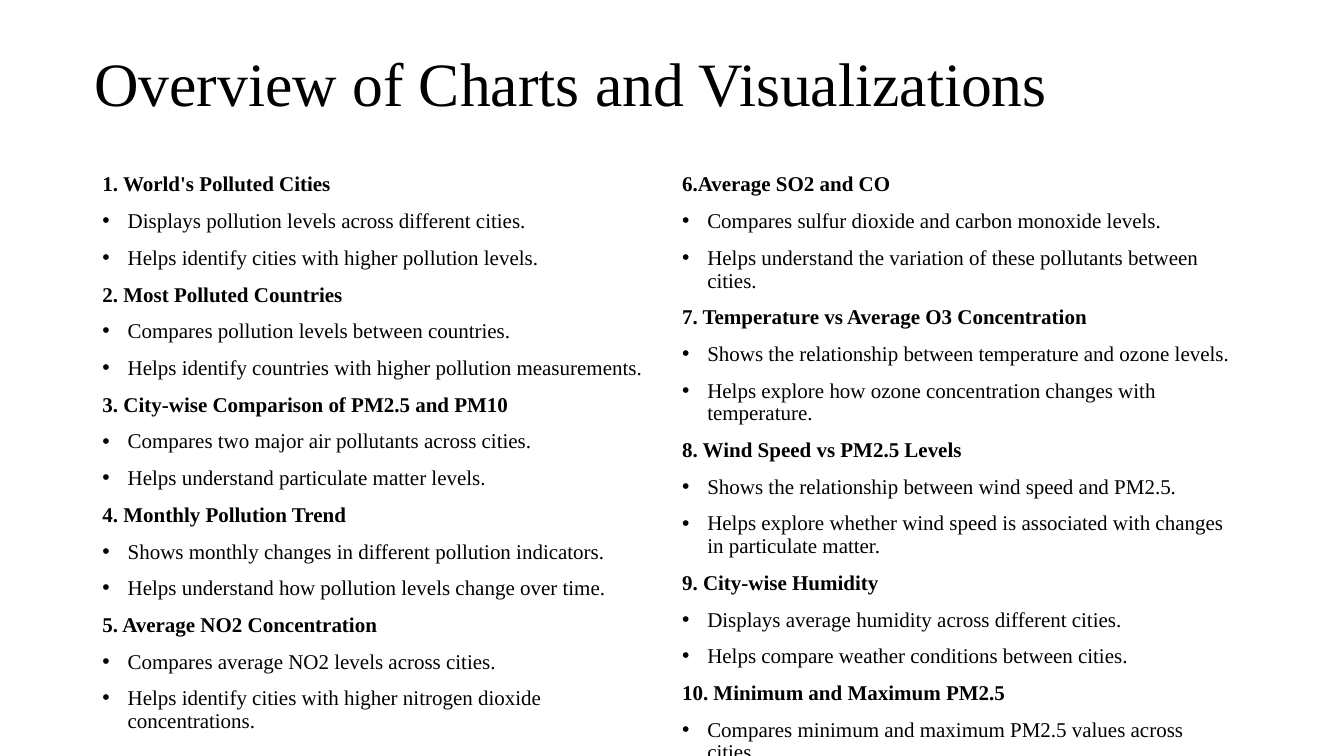
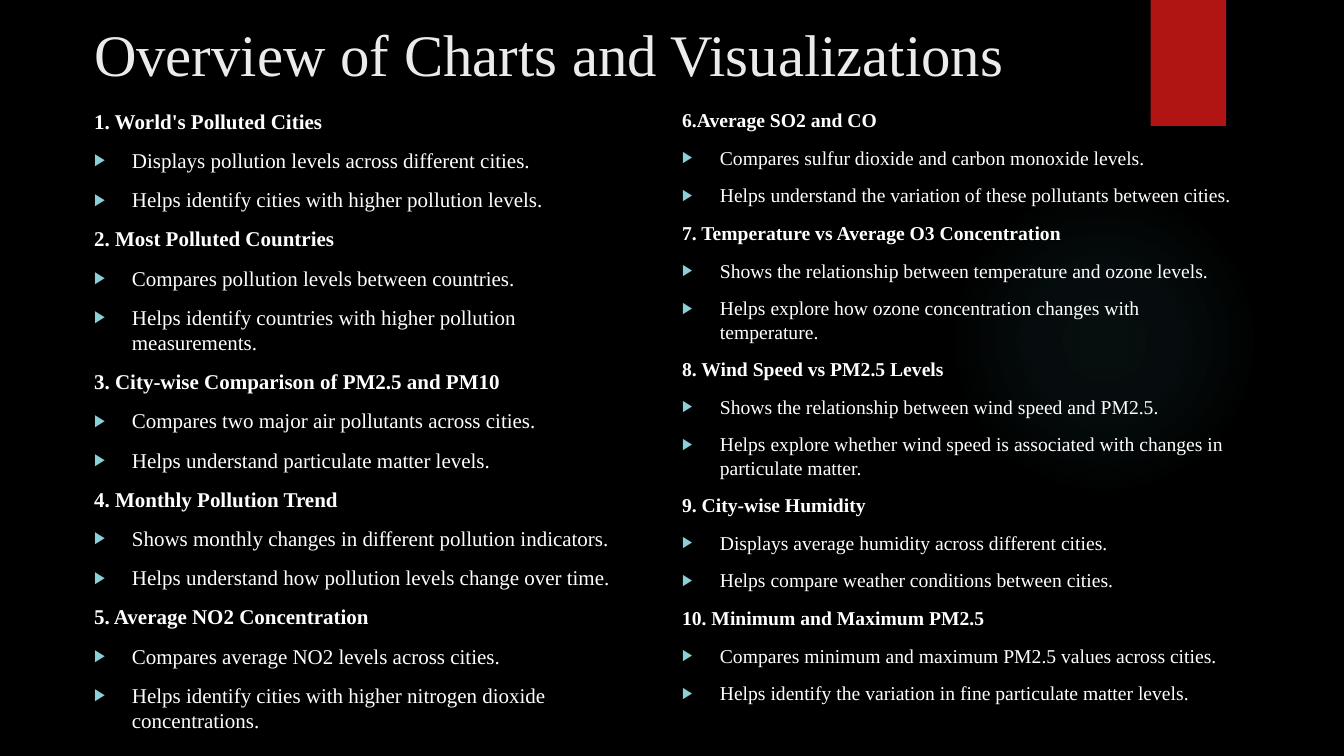
Before and after one commit to Indhu815/Global-Air-Quality-Analysis-and-Pollution-Trend, a slide deck: slide 7 of AIR QUALITY ANALYSIS AND POLLUTION TREND .pptx. Drawn at 1344x756 pixels with LibreOffice and Linux fonts; fonts in the diff are those of the drawing; background and template pictures are left out. Boxes give left, top, right and bottom in pixels: in the first picture for what was removed or moved away, otherwise in the second. Text is boxed around its words. In the diff, an @@ line names an element or a change of style, - is before the commit and + after.

```diff
--- a/AIR QUALITY ANALYSIS AND POLLUTION TREND .pptx
+++ b/AIR QUALITY ANALYSIS AND POLLUTION TREND .pptx
@@ background #FFFFFF to picture (left out) @@
@@ title "Overview of Charts and Visualizations" at (94, 34, 1003, 77): size 44 to 42 pt, text colour #000000 to #EBEBEB; line spacing 0.9 to 1; vertical alignment middle to top @@
@@ rectangle added at (1150, 0, 1226, 126), fill #B01513 @@
@@ text "1. World's Polluted Cities": place and size @@
-text "1. World's Polluted Cities" at (102, 176, 642, 729)
+text "1. World's Polluted Cities" at (94, 114, 610, 729)
@@ text "1. World's Polluted Cities" at (94, 114, 610, 729): text colour #000000 to #FFFFFF; line spacing 0.9 to 1; bullet • to ▶ @@
@@ text "6.Average SO2 and CO": place and size @@
-text "6.Average SO2 and CO" at (682, 176, 1229, 742)
+text "6.Average SO2 and CO" at (682, 113, 1230, 705)
@@ text "6.Average SO2 and CO" at (682, 113, 1230, 705): size 15 to 14 pt, text colour #000000 to #FFFFFF; line spacing 0.9 to 1; bullet • to ▶ @@
@@ ellipse added at (949, 185, 1259, 495), fill gradient #50B9C1 @@
```
Also in this commit, not shown: 7 other slides changed.
